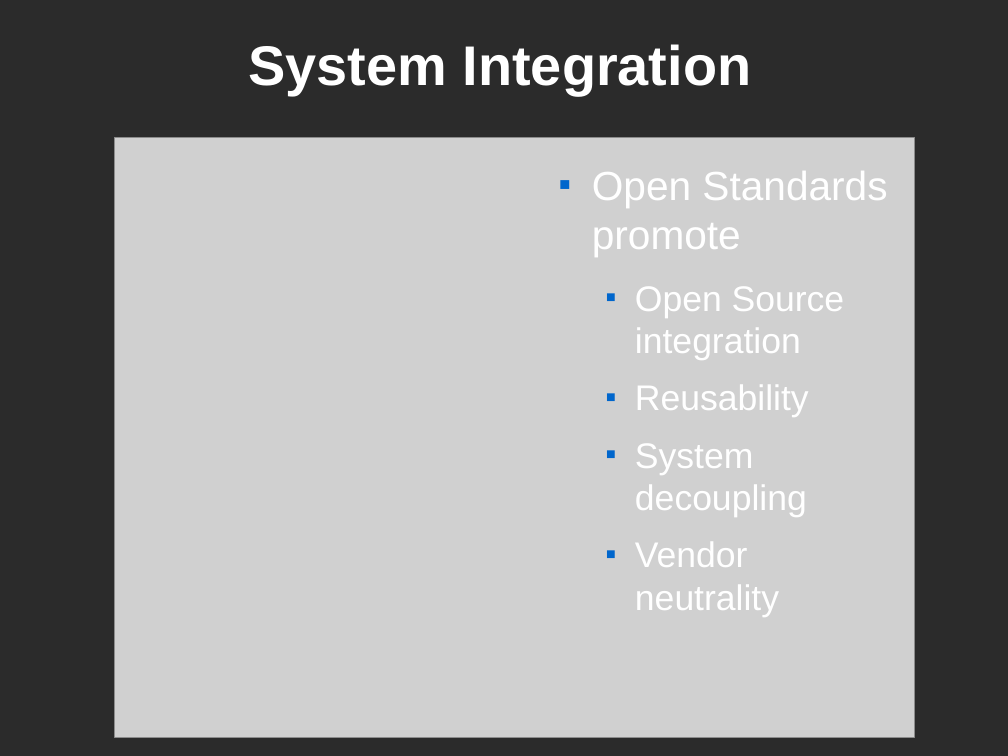
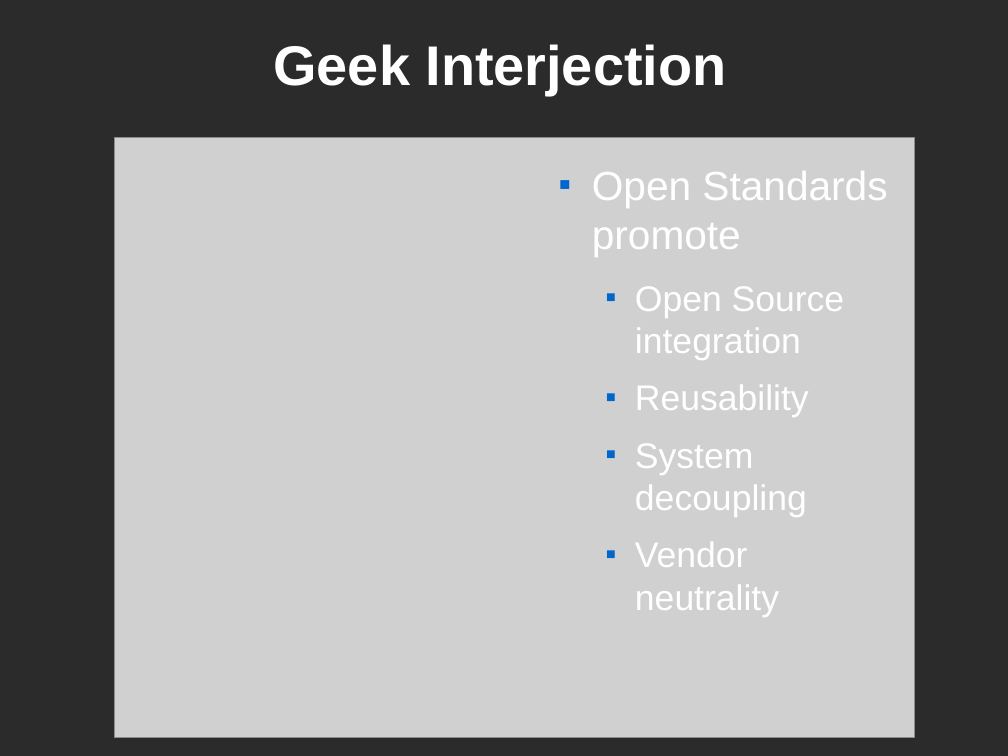
Before and after one commit to kitplummer/Mil-OSS, a slide deck: slide 14 of SocialCoding.odp (slide 10 before the commit). Drawn at 1008x756 pixels with LibreOffice and Linux fonts; fonts in the diff are those of the drawing; grey boxes stand for pictures; background and template pictures are left out; a plain dark background stands for a picture behind light text. Boxes give left, top, right and bottom in pixels: in the first picture for what was removed or moved away, otherwise in the second. Text is boxed around its words. In the diff, an @@ line names an element or a change of style, - is before the commit and + after.

```diff
--- a/SocialCoding.odp
+++ b/SocialCoding.odp
@@ title at <box>273,44,727,95</box>: text changed @@
-System Integration
+Geek Interjection
```
Also in this commit, not shown: 8 other slides changed, 1 slide added.
